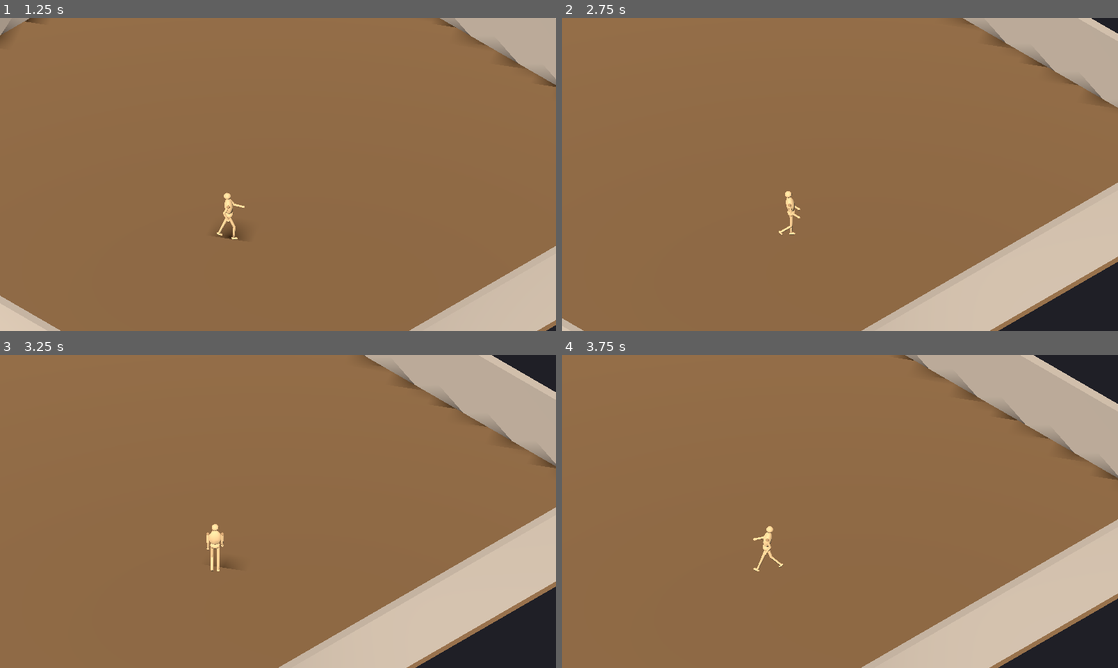
Above: before the commit, frames 1-4 (two rows, left to right).
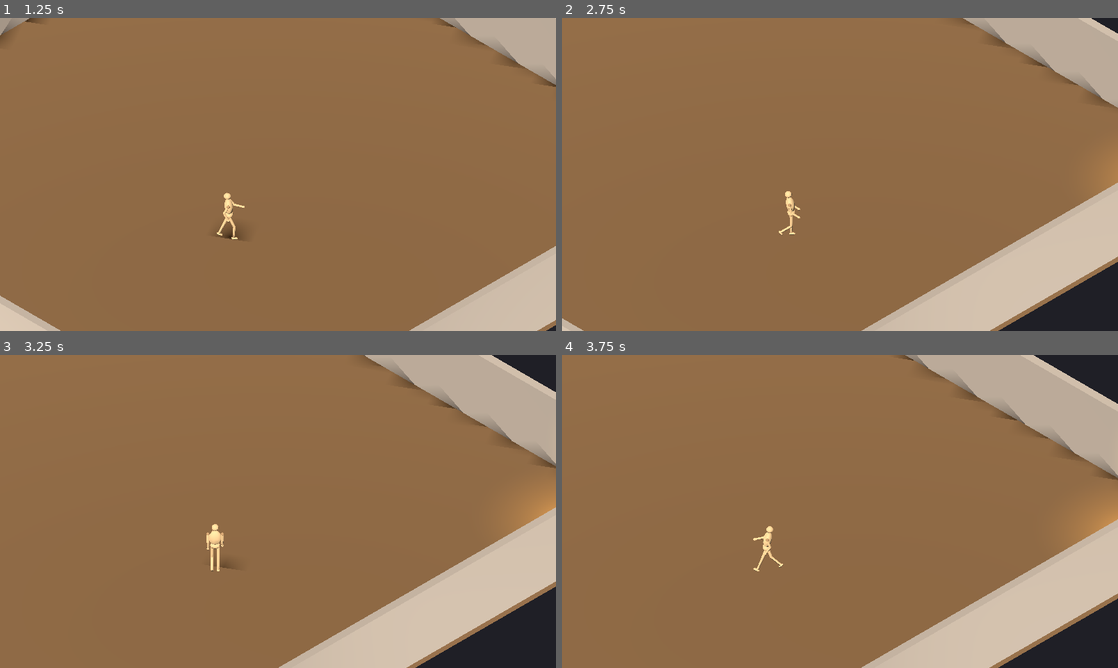
Above: after the commit, the same moments.

Repository: hieubqdsm/crime-in-clock-tower
Game: Godot game, scene res://scenes/main/Main.tscn
The game is run twice, just before and just after one commit, with the same random seed, the same clock (stepped at 60 frames per second) and the same inputs.
Inputs:
- Up to frame 1 (1.25 s): hold D (move_right) from 0.53 s (still down); hold Shift (fast_walk) from 0.53 s (still down)
- Up to frame 2 (2.75 s): release D (move_right) at 1.28 s; release Shift (fast_walk) at 1.28 s; hold S (move_down) 1.28-2.03 s; tap Ctrl (sprint) at 1.35 s; hold D (move_right) from 2.03 s (still down); hold Shift (fast_walk) from 2.03 s (still down)
- Up to frame 3 (3.25 s): release D (move_right) at 2.78 s; release Shift (fast_walk) at 2.78 s; hold W (move_up) from 2.78 s (still down); tap Ctrl (sprint) at 2.85 s
- Up to frame 4 (3.75 s): release W (move_up) at 3.53 s; hold A (move_left) from 3.53 s (still down); hold Shift (fast_walk) from 3.53 s (still down)

Frame 1 is identical in both runs. In frame 2, 0.1% of the frame differs, in the area x 98-100%, y 45-55%; in frame 3, 0.5%, in the area x 93-100%, y 42-56%; in frame 4, 0.5%.

Commit message:
F-002 dev_done: proximity sound tokens — 4 procedural WAV loops, corner tokens with glow + 3D attenuation; headless 15/15, web verified (WAV disk-compress web-hang fixed)

Diff:
--- a/scenes/main/Main.tscn
+++ b/scenes/main/Main.tscn
@@ -1,8 +1,13 @@
-[gd_scene load_steps=5 format=3]
+[gd_scene load_steps=9 format=3]
 
 [ext_resource type="PackedScene" path="res://scenes/room/Room.tscn" id="1_room"]
 [ext_resource type="PackedScene" path="res://scenes/player/Player.tscn" id="2_player"]
 [ext_resource type="Script" path="res://scenes/main/camera_follow.gd" id="3_camfollow"]
+[ext_resource type="PackedScene" path="res://scenes/token/SoundToken.tscn" id="4_token"]
+[ext_resource type="AudioStreamWAV" path="res://assets/audio/token_ticktock.wav" id="5_ticktock"]
+[ext_resource type="AudioStreamWAV" path="res://assets/audio/token_chime.wav" id="6_chime"]
+[ext_resource type="AudioStreamWAV" path="res://assets/audio/token_hum.wav" id="7_hum"]
+[ext_resource type="AudioStreamWAV" path="res://assets/audio/token_drip.wav" id="8_drip"]
 
 [sub_resource type="Environment" id="world_env"]
 background_mode = 1
@@ -18,6 +23,26 @@
 [node name="Player" parent="." instance=ExtResource("2_player")]
 transform = Transform3D(1, 0, 0, 0, 1, 0, 0, 0, 1, 0, 0.05, 3)
 
+[node name="TokenTicktock" parent="." instance=ExtResource("4_token")]
+transform = Transform3D(1, 0, 0, 0, 1, 0, 0, 0, 1, 10, 0, -10)
+glow_color = Color(1, 0.85, 0.45, 1)
+stream = ExtResource("5_ticktock")
+
+[node name="TokenChime" parent="." instance=ExtResource("4_token")]
+transform = Transform3D(1, 0, 0, 0, 1, 0, 0, 0, 1, -10, 0, -10)
+glow_color = Color(1, 0.7, 0.3, 1)
+stream = ExtResource("6_chime")
+
+[node name="TokenHum" parent="." instance=ExtResource("4_token")]
+transform = Transform3D(1, 0, 0, 0, 1, 0, 0, 0, 1, 10, 0, 10)
+glow_color = Color(0.45, 0.85, 1, 1)
+stream = ExtResource("7_hum")
+
+[node name="TokenDrip" parent="." instance=ExtResource("4_token")]
+transform = Transform3D(1, 0, 0, 0, 1, 0, 0, 0, 1, -10, 0, 10)
+glow_color = Color(0.5, 0.65, 1, 1)
+stream = ExtResource("8_drip")
+
 [node name="SunLight" type="DirectionalLight3D" parent="."]
 transform = Transform3D(0.866025, 0, 0.5, 0, 0.642788, 0.766044, -0.5, -0.766044, 0.642788, 0, 6, 0)
 shadow_enabled = true
--- a/scenes/player/player.gd
+++ b/scenes/player/player.gd
@@ -111,8 +111,16 @@
 	## No-op outside the web platform; see docs/features/F-001.md.
 	if not OS.has_feature("web"):
 		return
-	JavaScriptBridge.eval("window.gameState={px:%.3f,py:%.3f,pz:%.3f,vx:%.3f,vz:%.3f,moving:%s,anim:%s,bp:%.2f}"
+	var nearest := 999.0
+	var in_range := 0
+	for t in get_tree().get_nodes_in_group("sound_tokens"):
+		var token := t as Node3D
+		var dist := global_position.distance_to(token.global_position)
+		nearest = minf(nearest, dist)
+		if dist <= 10.0:  # token max_distance — audible range by proximity
+			in_range += 1
+	JavaScriptBridge.eval("window.gameState={px:%.3f,py:%.3f,pz:%.3f,vx:%.3f,vz:%.3f,moving:%s,anim:%s,bp:%.2f,near:%.1f,aud:%d}"
 		% [global_position.x, global_position.y, global_position.z,
 			velocity.x, velocity.z, str(_was_moving),
 			JSON.stringify(_playback.get_current_node()),
-			Vector2(velocity.x, velocity.z).length()])
+			Vector2(velocity.x, velocity.z).length(), nearest, in_range])
--- /dev/null
+++ b/scenes/token/SoundToken.tscn
@@ -0,0 +1,33 @@
+[gd_scene load_steps=4 format=3]
+
+[ext_resource type="Script" path="res://scenes/token/sound_token.gd" id="1_token"]
+
+[sub_resource type="StandardMaterial3D" id="token_mat"]
+albedo_color = Color(0.55, 0.36, 0.16, 1)
+emission_enabled = true
+emission = Color(1, 0.75, 0.4, 1)
+emission_energy_multiplier = 0.6
+
+[sub_resource type="CylinderMesh" id="token_mesh"]
+material = SubResource("token_mat")
+top_radius = 0.12
+bottom_radius = 0.16
+height = 0.5
+
+[node name="SoundToken" type="Node3D"]
+script = ExtResource("1_token")
+
+[node name="TokenMesh" type="MeshInstance3D" parent="."]
+transform = Transform3D(1, 0, 0, 0, 1, 0, 0, 0, 1, 0, 0.25, 0)
+mesh = SubResource("token_mesh")
+
+[node name="Glow" type="OmniLight3D" parent="."]
+transform = Transform3D(1, 0, 0, 0, 1, 0, 0, 0, 1, 0, 0.75, 0)
+light_color = Color(1, 0.8, 0.4, 1)
+light_energy = 1.2
+omni_range = 3.5
+
+[node name="Sound" type="AudioStreamPlayer3D" parent="."]
+attenuation_model = 1
+unit_size = 2.0
+max_distance = 10.0
--- /dev/null
+++ b/scenes/token/sound_token.gd
@@ -0,0 +1,30 @@
+extends Node3D
+
+## Corner sound token (F-002): loops one distinct sound, audible only when
+## the player is near (inverse-square falloff), panned in 3D so the corner
+## it comes from is readable by ear. Belongs to the "sound_tokens" group.
+
+@export var stream: AudioStream
+@export var glow_color := Color(1.0, 0.8, 0.4)
+
+@onready var _audio: AudioStreamPlayer3D = $Sound
+@onready var _glow: OmniLight3D = $Glow
+
+
+func _ready() -> void:
+	add_to_group("sound_tokens")
+	if stream == null:
+		return
+	# The WAVs import with compress/mode=0 (raw PCM in RAM) — Disk-streamed
+	# audio hangs single-threaded web builds at scene load. The importer's
+	# edit/loop_mode param is ignored in 4.7, so enable looping here (guarded,
+	# one-time mutation of the shared imported stream).
+	if stream is AudioStreamWAV and stream.loop_mode == AudioStreamWAV.LOOP_DISABLED:
+		stream.loop_mode = AudioStreamWAV.LOOP_FORWARD
+	_audio.stream = stream
+	_glow.light_color = glow_color
+	_audio.play()
+
+
+func distance_to(player: Node3D) -> float:
+	return global_position.distance_to(player.global_position)
--- /dev/null
+++ b/tests/test_tokens.gd
@@ -0,0 +1,61 @@
+extends Node
+
+## F-002 auto-test: proximity sound tokens wiring, headless.
+## Run:  godot --headless --path . res://tests/test_tokens.tscn
+## Exit code 0 = all checks passed.
+
+var failures := 0
+
+const CORNERS := [
+	Vector3(10, 0, -10), Vector3(-10, 0, -10),
+	Vector3(10, 0, 10), Vector3(-10, 0, 10),
+]
+
+
+func _ready() -> void:
+	await _run()
+	print("[test] %s (%d fail)" % ["PASS" if failures == 0 else "FAIL", failures])
+	get_tree().quit(1 if failures > 0 else 0)
+
+
+func _run() -> void:
+	var main := (load("res://scenes/main/Main.tscn") as PackedScene).instantiate()
+	add_child(main)
+	for i in 30:
+		await get_tree().physics_frame
+
+	var tokens := get_tree().get_nodes_in_group("sound_tokens")
+	_check(tokens.size() == 4, "4 tokens in the sound_tokens group (%d)" % tokens.size())
+
+	var positions := {}
+	var streams := {}
+	for t in tokens:
+		var token := t as Node3D
+		positions[token.global_position] = true
+		var audio := token.get_node("Sound") as AudioStreamPlayer3D
+		_check(audio.stream != null, "%s has a stream" % token.name)
+		_check(audio.stream.loop_mode == AudioStreamWAV.LOOP_FORWARD,
+			"%s stream loops (loop_mode=%d)" % [token.name, audio.stream.loop_mode])
+		_check(audio.attenuation_model == AudioStreamPlayer3D.ATTENUATION_INVERSE_SQUARE_DISTANCE
+			and audio.max_distance > 5.0,
+			"%s distance attenuation configured" % token.name)
+		streams[audio.stream.resource_path] = true
+	_check(streams.size() == 4, "4 distinct sounds among tokens (%d)" % streams.size())
+
+	var all_corners := true
+	for c in CORNERS:
+		if not positions.has(c):
+			all_corners = false
+	_check(all_corners, "tokens cover the four room corners")
+
+	# Range semantics (out-of-range deactivation, in-range activation) cannot
+	# be asserted here: the headless build runs the Dummy audio driver, where
+	# AudioStreamPlayer3D.playing does not reflect the real activation logic.
+	# That part is verified on the WEB build (real audio driver) via the
+	# player telemetry: walk to a corner and watch `near`/`aud` in gameState.
+
+
+func _check(ok: bool, what: String) -> void:
+	print("  %s: %s" % ["PASS" if ok else "FAIL", what])
+	if not ok:
+		failures += 1
--- /dev/null
+++ b/tests/test_tokens.tscn
@@ -0,0 +1,6 @@
+[gd_scene load_steps=2 format=3]
+
+[ext_resource type="Script" path="res://tests/test_tokens.gd" id="1_test"]
+
+[node name="TestTokens" type="Node"]
+script = ExtResource("1_test")
Not shown, added: assets/audio/token_chime.wav.import
Not shown, added: assets/audio/token_drip.wav.import
Not shown, added: assets/audio/token_hum.wav.import
Not shown, added: assets/audio/token_ticktock.wav.import
Binary file added: docs/evidence/f002-web-tokens.png
Not shown, added: scenes/token/sound_token.gd.uid
Not shown, added: tests/test_tokens.gd.uid
Not shown, added: assets/audio/token_chime.wav
Not shown, added: assets/audio/token_drip.wav
Not shown, added: assets/audio/token_hum.wav
Not shown, added: assets/audio/token_ticktock.wav
Not shown, changed: docs/PLAYTEST_QUEUE.md
(and 3 more such lines)
